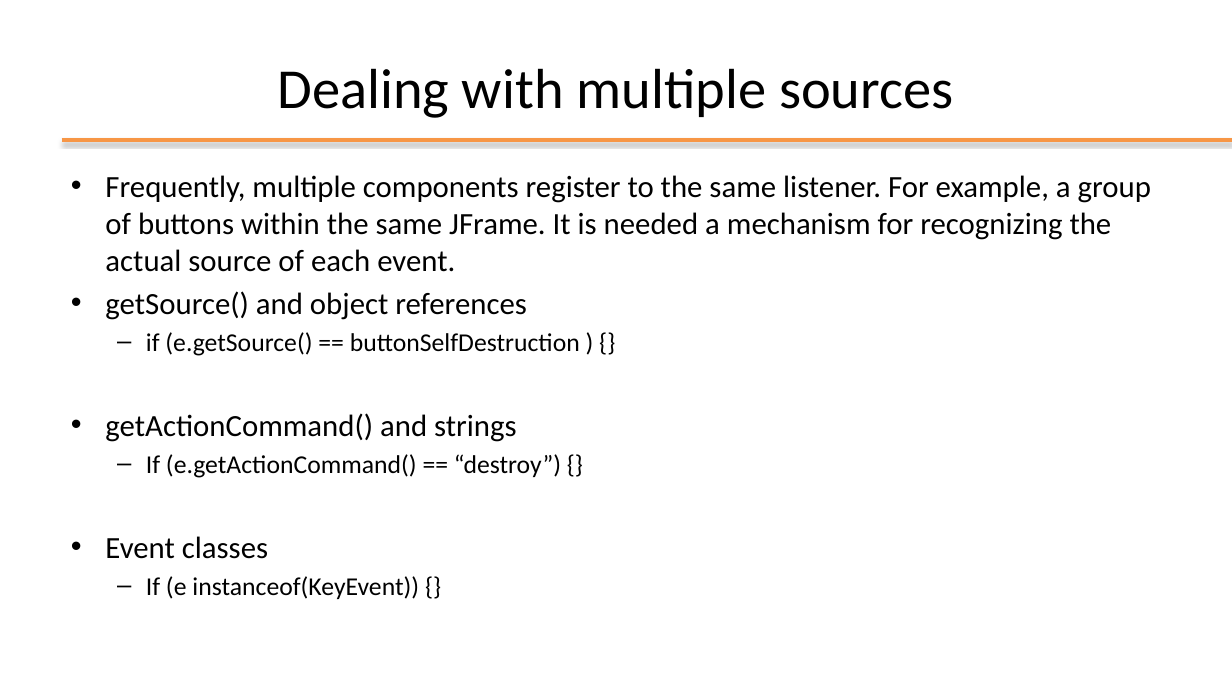
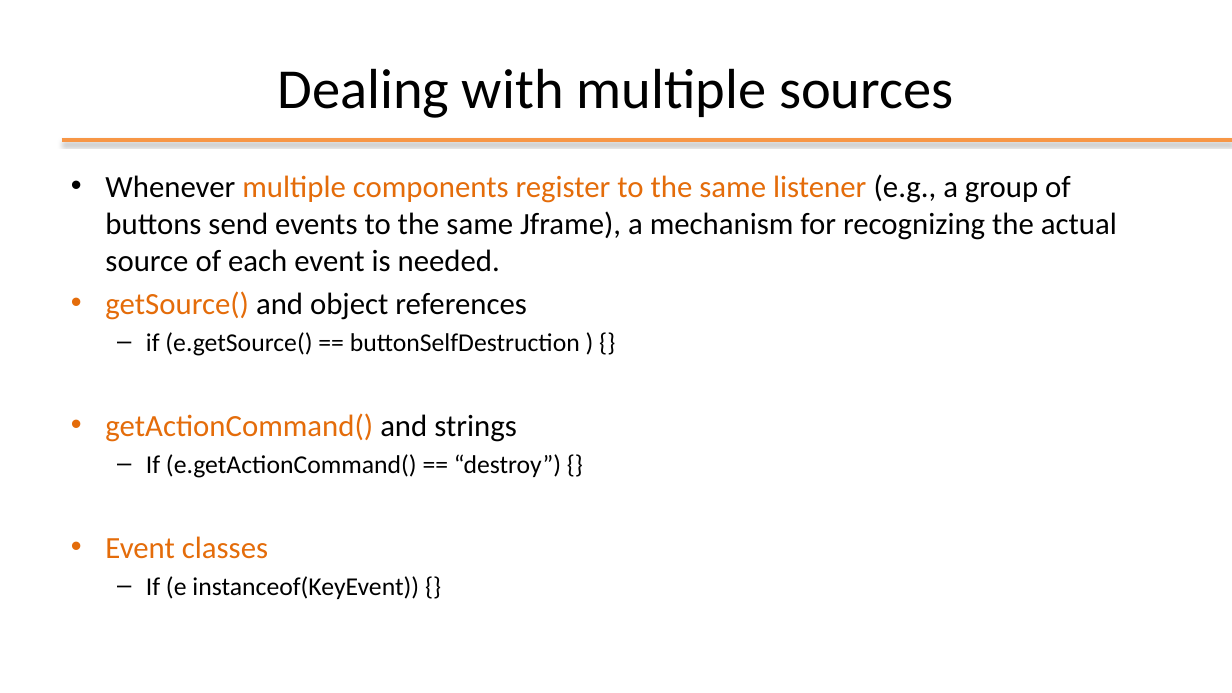
Before and after one commit to plctechnician/ooprogramming, a slide deck: slide 53 of java/slides/ppt/09 - Java Swing Framework.pptx. Drawn at 1232x693 pixels with LibreOffice and Linux fonts; fonts in the diff are those of the drawing; background and template pictures are left out. Boxes give left, top, right and bottom in pixels: in the first picture for what was removed or moved away, otherwise in the second. Text is boxed around its words. In the diff, an @@ line names an element or a change of style, - is before the commit and + after.

```diff
--- a/java/slides/ppt/09 - Java Swing Framework.pptx
+++ b/java/slides/ppt/09 - Java Swing Framework.pptx
@@ text at (x1=105, y1=174, x2=1117, y2=272): text changed @@
-• Frequently, multiple components register to the same listener. For example, a group of buttons within the same JFrame. It is needed a mechanism for recognizing the actual source of each event.
+• Whenever multiple components register to the same listener (e.g., a group of buttons send events to the same Jframe), a mechanism for recognizing the actual source of each event is needed.
@@ text at (x1=105, y1=291, x2=527, y2=559): text colour #000000 to #E46C0A in "getSource()", "getActionCommand()", "Event classes" @@
```
Also in this commit, not shown: 3 other slides changed, 15 other files.
